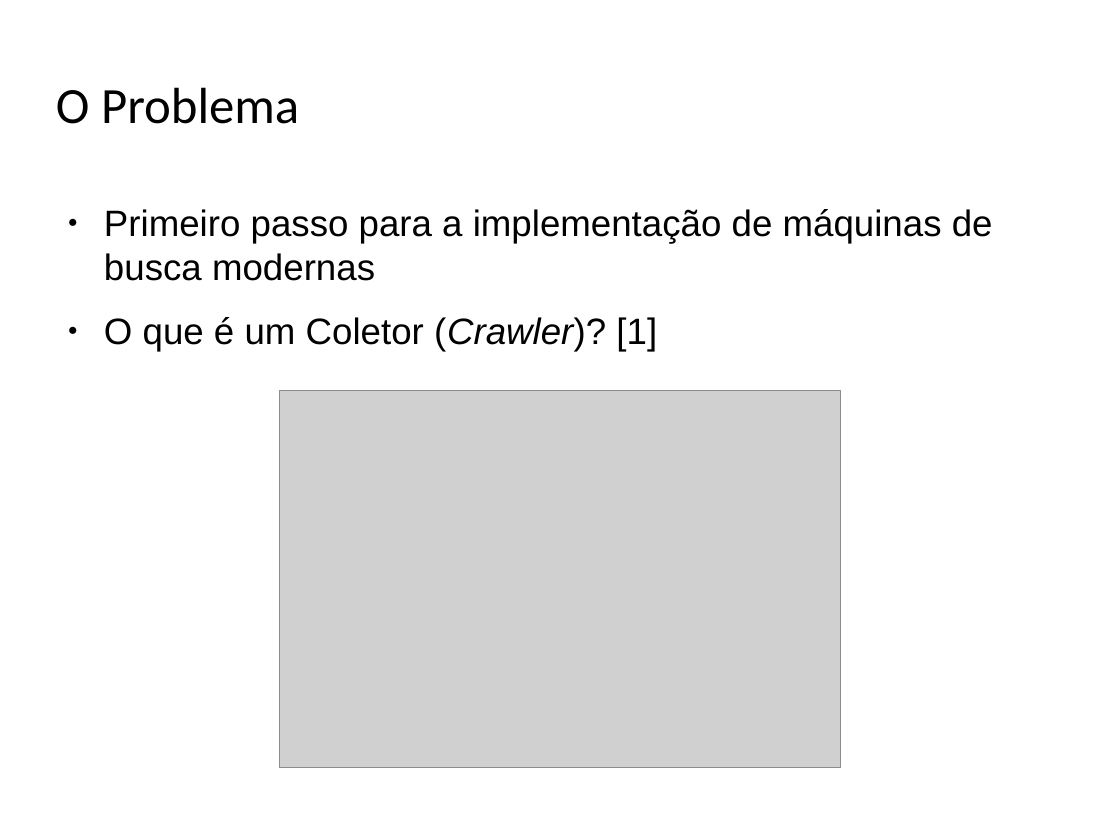
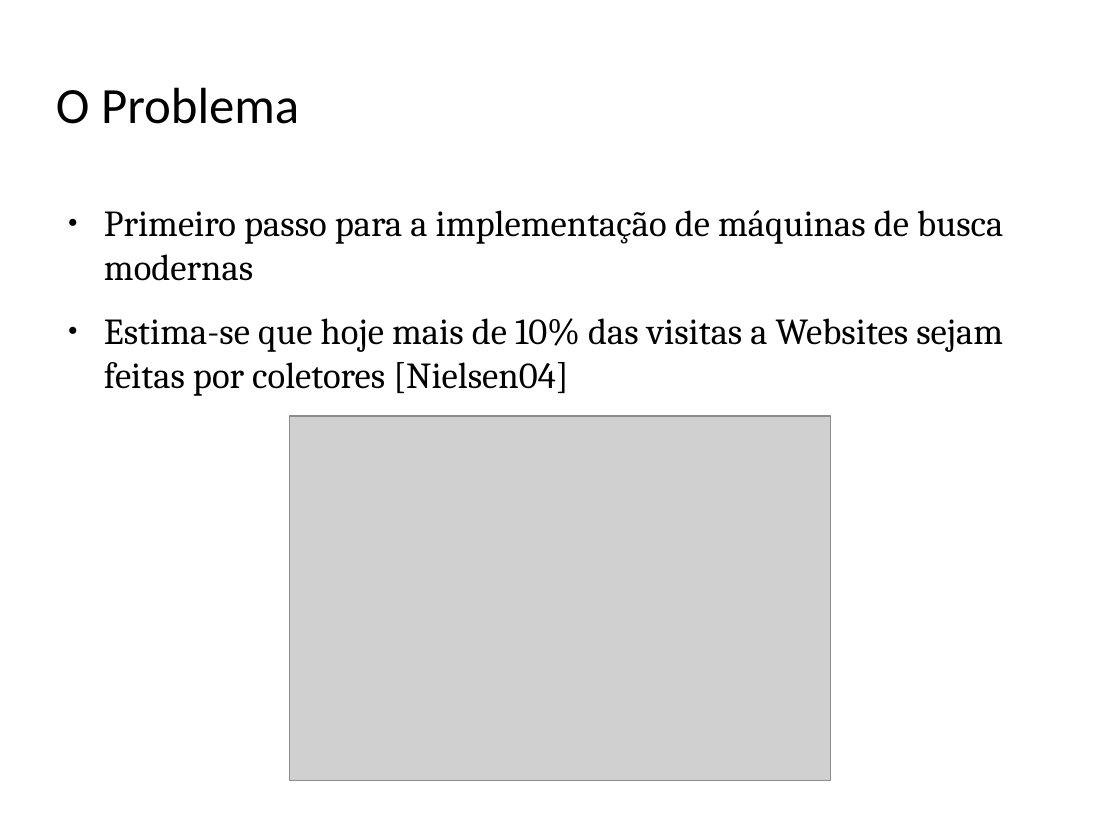
Before and after one commit to albertoueda/ufmg, a slide deck: slide 2 of paa/tp-final/apresentacao/alberto-ueda-final-tp-presentation.odp. Drawn at 1120x840 pixels with LibreOffice and Linux fonts; fonts in the diff are those of the drawing; grey boxes stand for pictures; background and template pictures are left out. Boxes give left, top, right and bottom in pixels: in the first picture for what was removed or moved away, otherwise in the second. Text is boxed around its words. In the diff, an @@ line names an element or a change of style, - is before the commit and + after.

```diff
--- a/paa/tp-final/apresentacao/alberto-ueda-final-tp-presentation.odp
+++ b/paa/tp-final/apresentacao/alberto-ueda-final-tp-presentation.odp
@@ text at (104, 210, 1003, 281): font Arial to Cambria in "Primeiro passo para a implementação de máquinas ..." @@
@@ text at (104, 318, 1003, 396): text changed; font Arial to Cambria @@
-● O que é um Coletor (Crawler)? [1]
+● Estima-se que hoje mais de 10% das visitas a Websites sejam feitas por coletores [Nielsen04]
@@ picture: place and size @@
-picture at (279, 391, 841, 768)
+picture at (290, 416, 831, 781)
```
Also in this commit, not shown: 5 other slides changed, 5 slides added, 7 slides removed, 8 other files.
